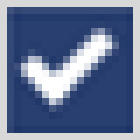
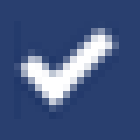
The second 140×140 image is a revision of the first. Changes to its layers:
hid "Layer 3" over [0, 0, 140, 140]
added layer "Layer 4" above "Screenshot 2024-04-03 at 10.53.00 AM" over [0, 0, 140, 140]
